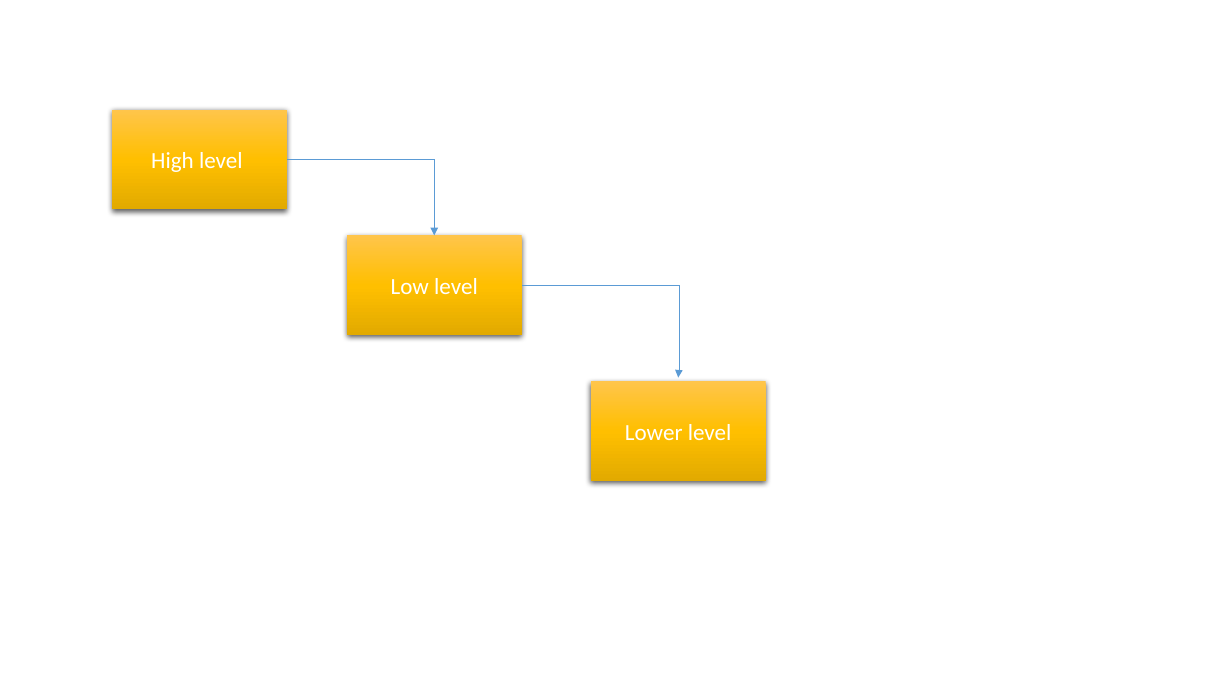
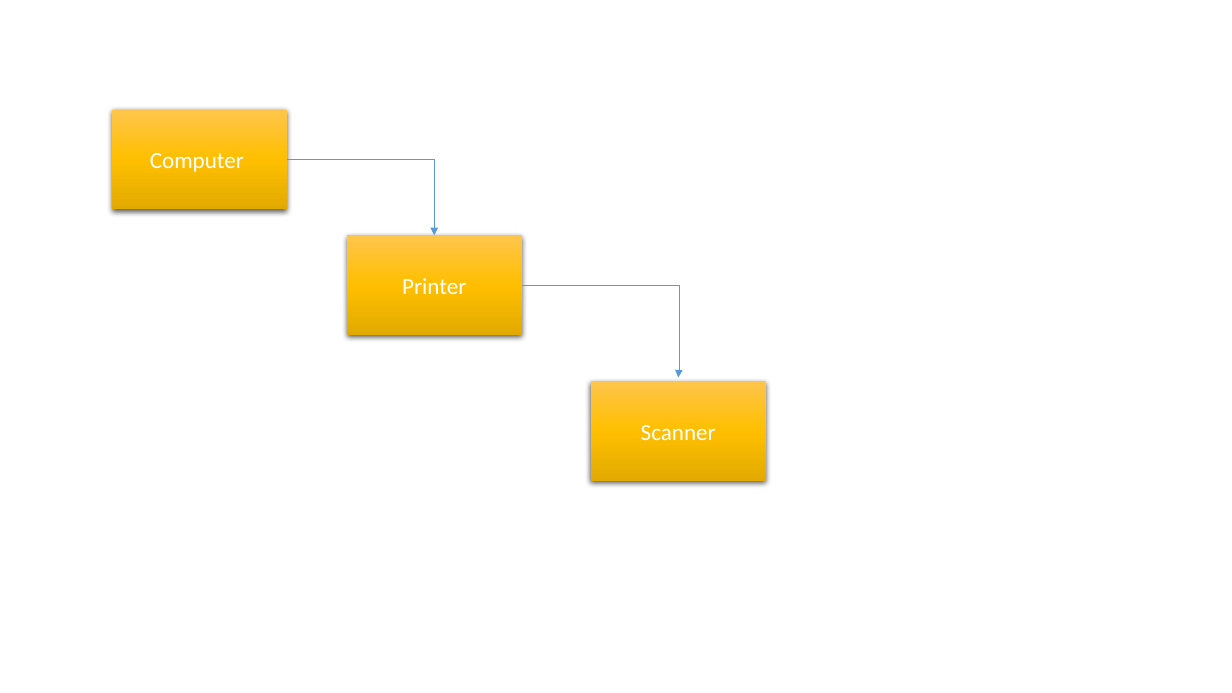
Before and after one commit to PhilipJordan/SOLID, a slide deck: slide 4 of Presentations/DIP.pptx. Drawn at 1232x693 pixels with LibreOffice and Linux fonts; fonts in the diff are those of the drawing; background and template pictures are left out. Boxes give left, top, right and bottom in pixels: in the first picture for what was removed or moved away, otherwise in the second. Text is boxed around its words. In the diff, an @@ line names an element or a change of style, - is before the commit and + after.

```diff
--- a/Presentations/DIP.pptx
+++ b/Presentations/DIP.pptx
@@ text in rectangle at [150, 153, 244, 172]: text changed @@
-High level
+Computer
@@ text in rectangle at [402, 278, 466, 294]: text changed @@
-Low level
+Printer
@@ text in rectangle at [641, 425, 716, 440]: text changed @@
-Lower level
+Scanner
```
Also in this commit, not shown: 1 other slide changed, 3 slides added, 3 slides removed.
